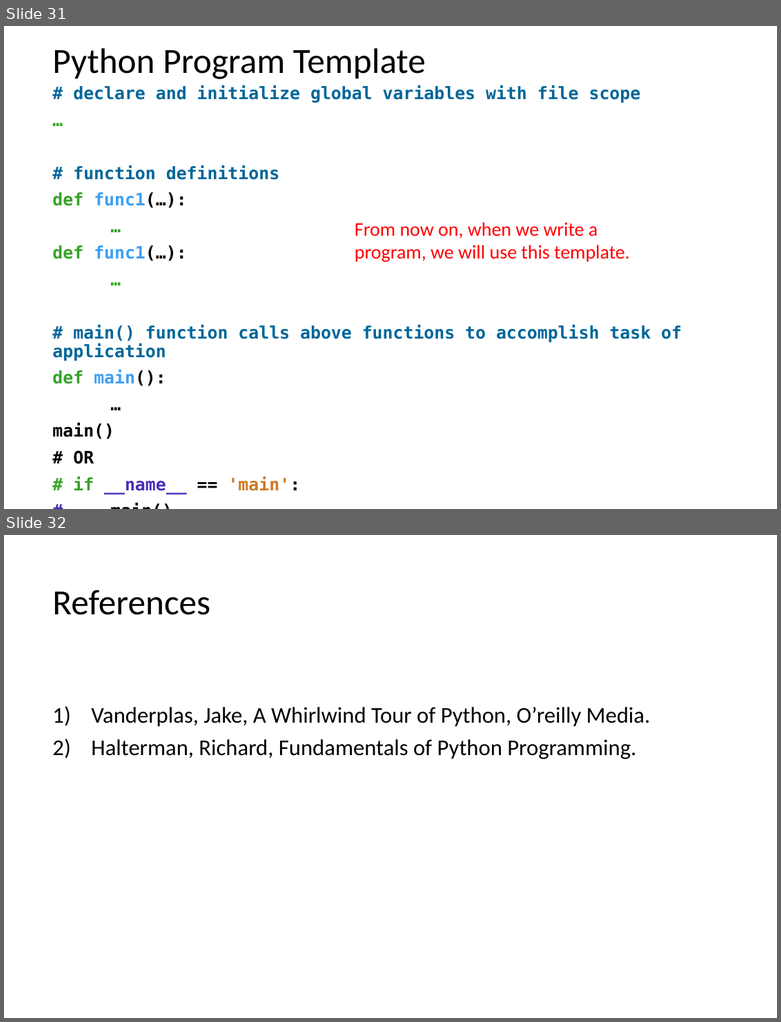
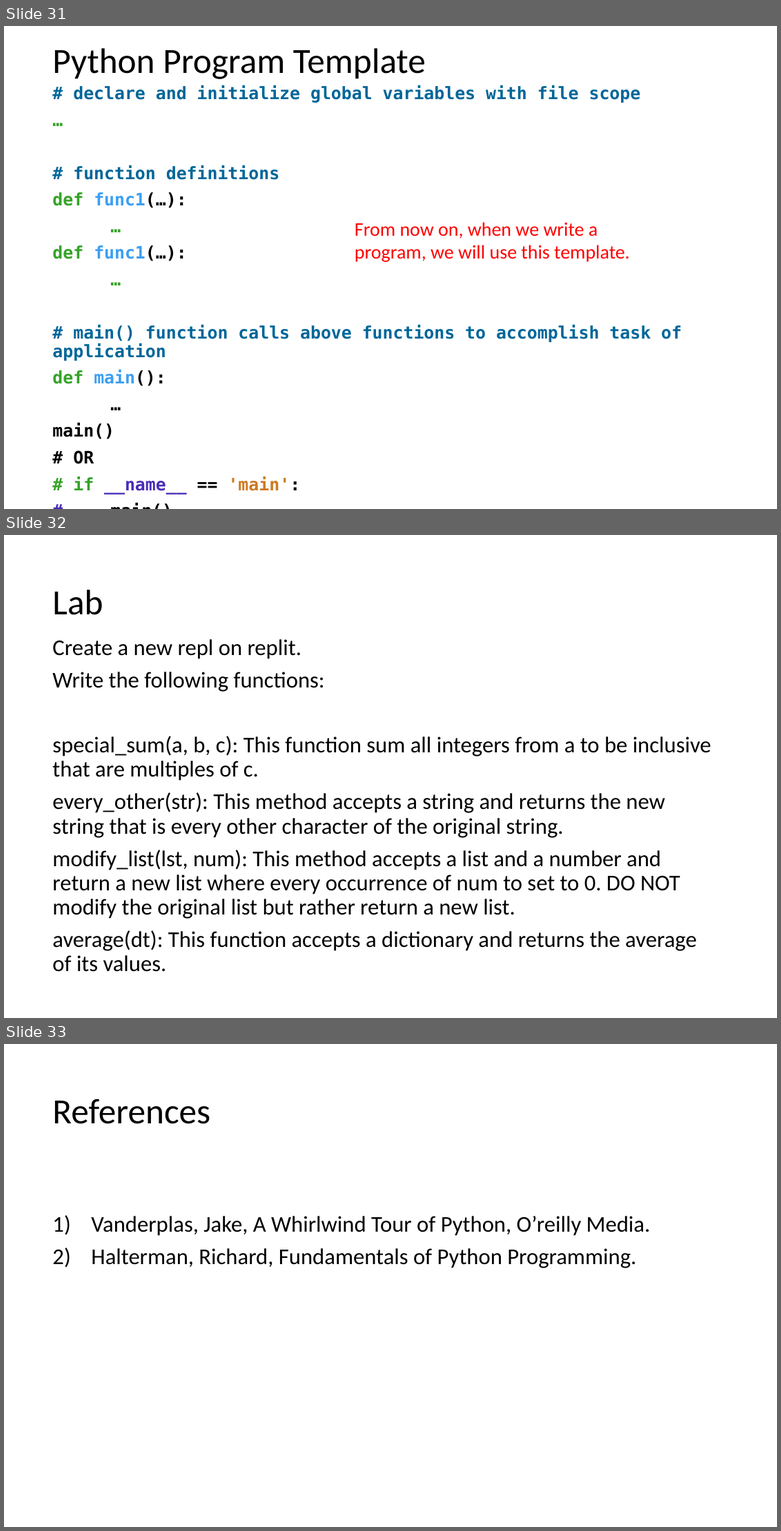
Before and after one commit to LongBaoNguyen/longbaonguyen.github.io, a slide deck: courses/apcsp/lect8.pptx. Shown one above the other, each under a label of ours: slides 31 and 32 before the commit, slides 31, 32 and 33 after it. The pictures are 781x1022 and 781x1531 pixels, drawn with LibreOffice and Linux fonts; fonts in the diff are those of the drawing. Boxes give left, top, right and bottom in pixels: in the first picture for what was removed or moved away, otherwise in the second. Text is boxed around its words. In the diff, an @@ line names an element or a change of style, - is before the commit and + after.

```diff
--- a/courses/apcsp/lect8.pptx
+++ b/courses/apcsp/lect8.pptx
@@ slide 32 added at (4,535,777,1018), background #FFFFFF @@
@@ title added at (52,590,103,615), 33 pt, text #000000 @@
+Lab
@@ text added at (52,639,711,972), 21 pt, text #000000 @@
+Create a new repl on replit.
+Write the following functions:
+special_sum(a, b, c): This function sum all integers from a to be inclusive that are multiples of c.
+every_other(str): This method accepts a string and returns the new string that is every other character of the original string.
+modify_list(lst, num): This method accepts a list and a number and return a new list where every occurrence of num to set to 0. DO NOT modify the original list but rather return a new list.
+average(dt): This function accepts a dictionary and returns the average of its values.
@@ what was slide 32 is now slide 33 @@
```
Also in this commit, not shown: 4 other files.
